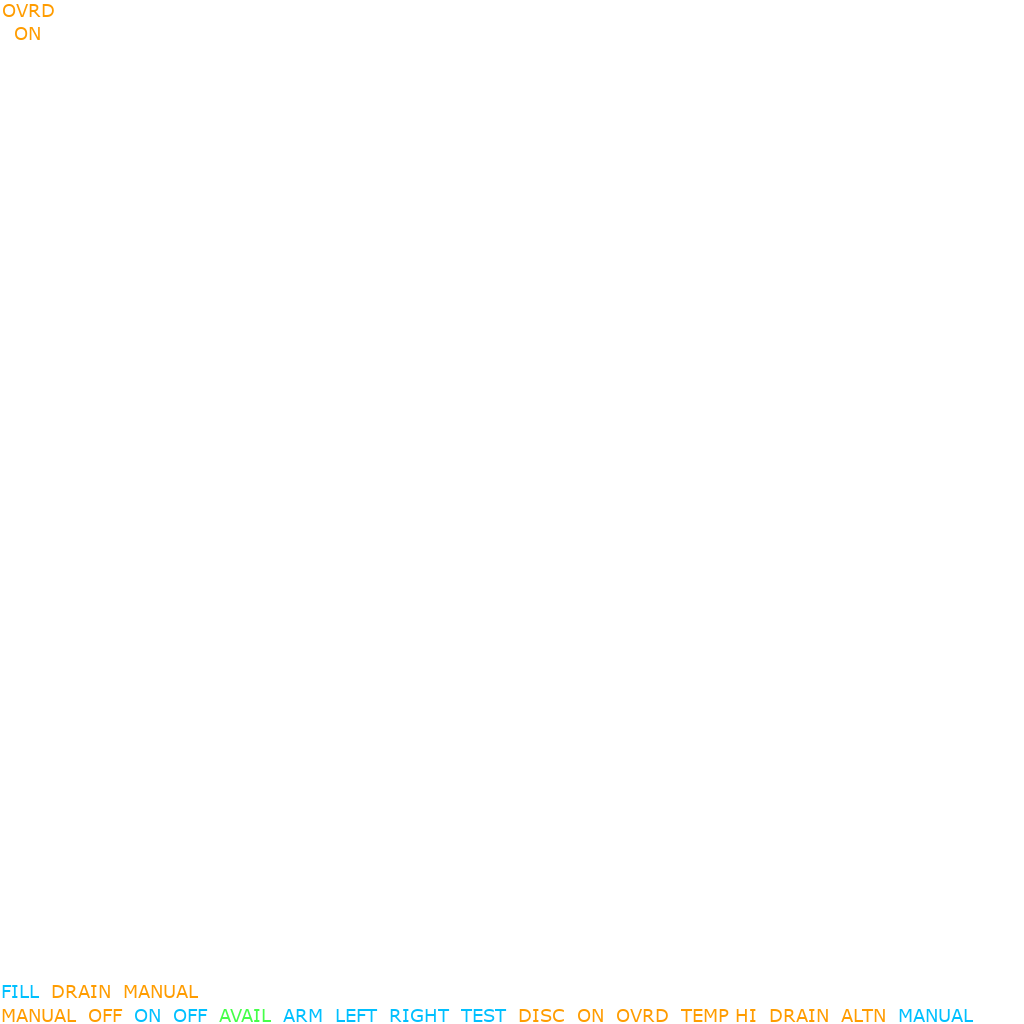
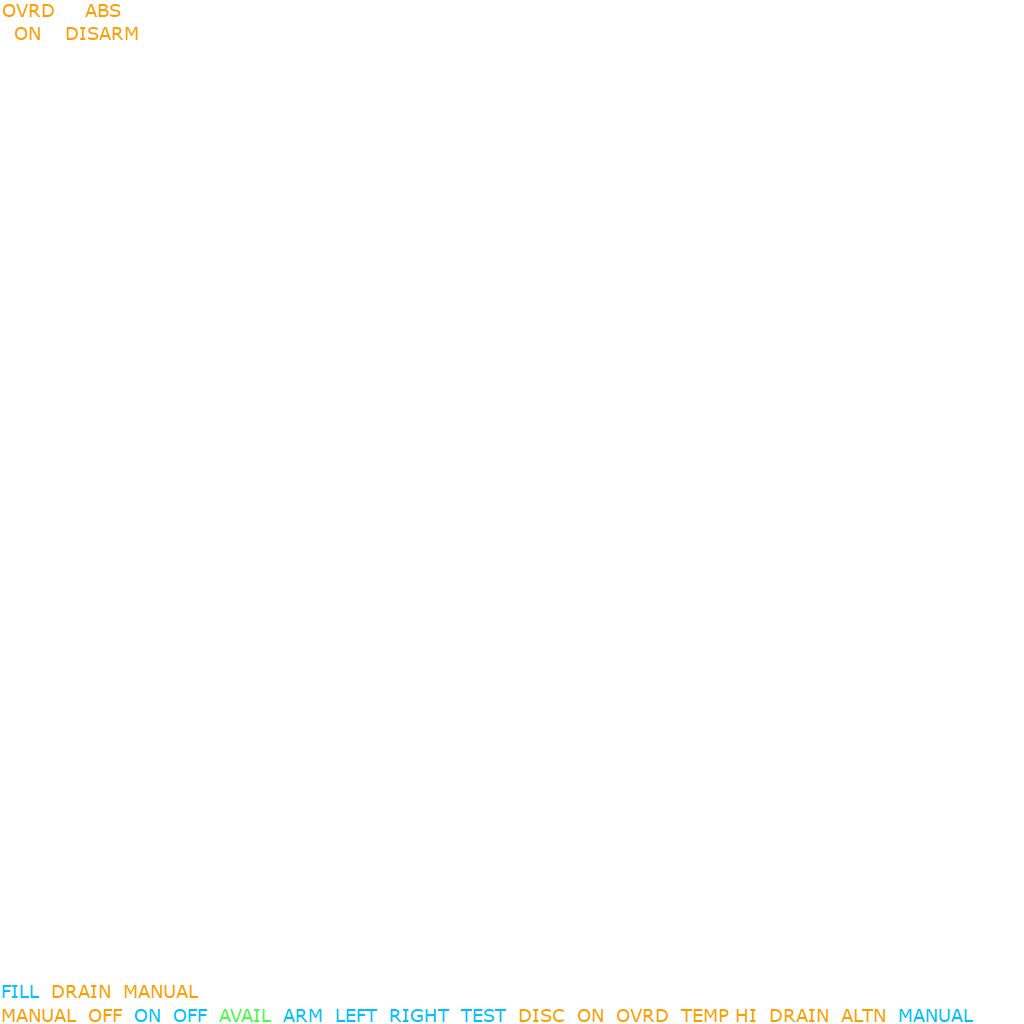
The second 1024x1024 image is a revision of the first. Changes to its layers:
renamed "OVRD ..." to "OVRD ABS ...", painted on it over [66, 4, 138, 40]
